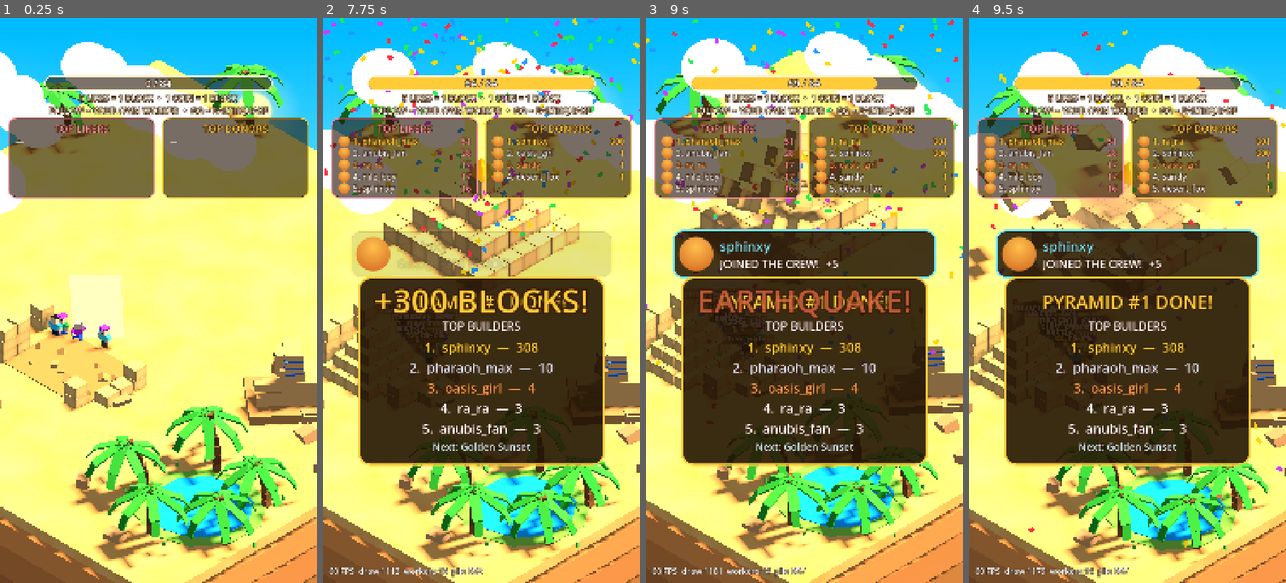
Above: before the commit, frames 1-4 (left to right).
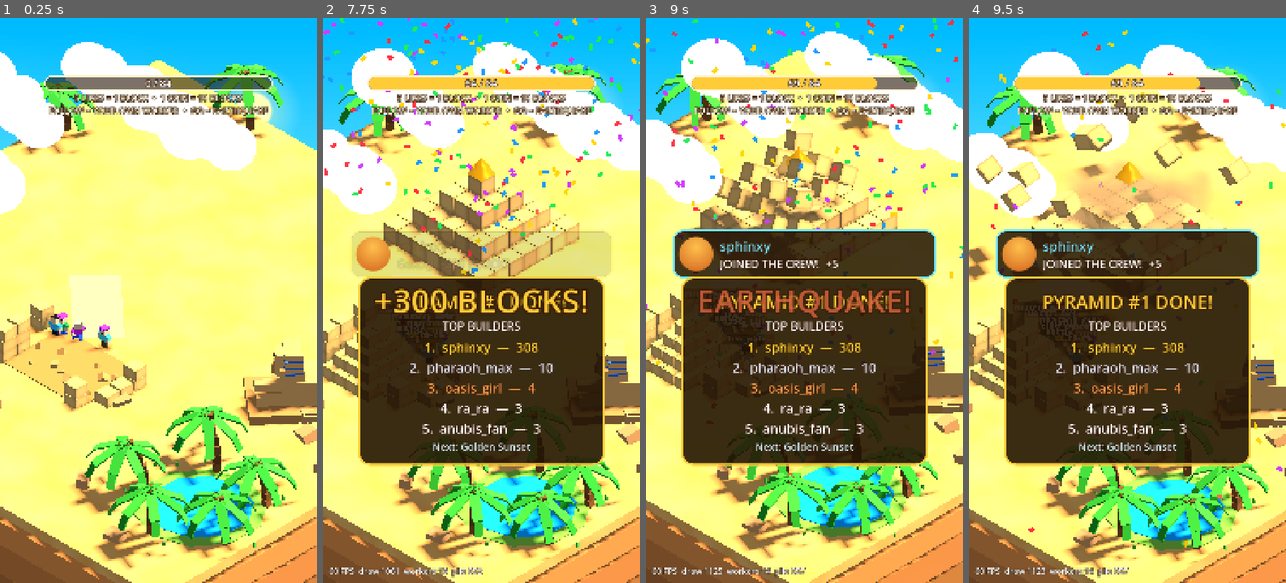
Above: after the commit, the same moments.

Repository: landsbetween/tiktok-pyramid-live
Game: Godot game, scene res://main.tscn
Two runs of this game, one before a commit and one after it. Both use one fixed random seed, a clock stepped at 60 frames per second and the inputs below. Sound files missing from this copy of the repository are replaced by a short silence.
Inputs:
- Up to frame 1 (0.25 s): no input
- Up to frame 2 (7.75 s): tap Enter at 0.5 s; hold D 0.53-1.28 s; tap L at 0.6, 5.85 s; tap G at 1.35, 6.6 s; hold D 2.03-3.53 s; tap H at 2.1, 7.35 s; tap F at 2.85 s; tap B at 3.6 s; tap K at 4.35 s; tap E at 5.1 s; hold D from 5.78 s (still down)
- Up to frame 3 (9 s): release D at 8.03 s; tap F at 8.1 s; tap B at 8.85 s
- Up to frame 4 (9.5 s): no input

The runs differ from the first frame. In frame 1, 14% of the frame differs, in the area x 2-98%, y 13-32%; in frame 2, 14%; in frame 3, 14%, in the area x 2-98%, y 13-99%; in frame 4, 14%.

Commit message:
Hide TOP boards (--tops to show); 1 coin = 10 blocks; royal skins by coins spent
Co-Authored-By: Claude Opus 5.5 <noreply@anthropic.com>

Diff:
--- a/game/scripts/main.gd
+++ b/game/scripts/main.gd
@@ -36,6 +36,7 @@
 var tops_t := 0.0
 var ttl_t := 0.0
 var likes_per_block := 5
+var blocks_per_coin := 10
 var pyramid_no := 1
 var pyr_size := FIRST_SIZE
 var theme_i := 0
@@ -116,7 +117,7 @@
 	ui = UiScript.new()
 	add_child(ui)
 	ui.setup(self)
-	ui.set_rules(likes_per_block)
+	ui.set_rules(likes_per_block, blocks_per_coin)
 	net = NetScript.new()
 	net.url = str(args.get("server", SERVER_URL))
 	add_child(net)
@@ -629,12 +630,14 @@
 			var c = d.get("config", {})
 			if c is Dictionary and c.has("likesPerBlock"):
 				likes_per_block = maxi(1, int(c.likesPerBlock))
-				ui.set_rules(likes_per_block)
+			if c is Dictionary and c.has("blocksPerDiamond"):
+				blocks_per_coin = maxi(1, int(c.blocksPerDiamond))
+			ui.set_rules(likes_per_block, blocks_per_coin)
 		"gift":
 			var n := int(d.get("blocks", 1))
 			pending += n
 			_credit(u, n)
-			_ensure_worker(u, "gift", n)
+			_ensure_worker(u, "gift", int(d.get("coins", n)))
 			var cnt := int(d.get("count", 1))
 			var gname := str(d.get("giftName", "Gift"))
 			ui.show_banner(u, "%s%s  +%d BLOCKS" % [gname, (" x%d" % cnt) if cnt > 1 else "", n])
--- a/game/scripts/ui.gd
+++ b/game/scripts/ui.gd
@@ -4,6 +4,8 @@
 
 const BROWN := Color(0.22, 0.11, 0.02)
 const GOLD := Color(1.0, 0.8, 0.22)
+## TOP LIKERS / TOP DONORS boards: hidden for now (show with the --tops launch option)
+const SHOW_TOPS := false
 
 var game
 var font: Font
@@ -112,8 +114,8 @@
 	root.add_child(rules)
 
 
-func set_rules(likes_per_block: int) -> void:
-	rules.text = "%d LIKES = 1 BLOCK  •  1 COIN = 1 BLOCK\nFOLLOW = YOUR OWN WORKER  •  GG = EARTHQUAKE" % likes_per_block
+func set_rules(likes_per_block: int, blocks_per_coin := 10) -> void:
+	rules.text = "%d LIKES = 1 BLOCK  •  1 COIN = %d BLOCKS\nFOLLOW = YOUR OWN WORKER  •  GG = EARTHQUAKE" % [likes_per_block, blocks_per_coin]
 
 
 func set_progress(no: int, done: int, total: int) -> void:
@@ -259,6 +261,7 @@
 	p.add_theme_stylebox_override("panel", _flat(Color(0.14, 0.08, 0.02, 0.62), 26, 4, color))
 	p.position = pos
 	p.custom_minimum_size = Vector2(500, 0)
+	p.visible = SHOW_TOPS or game.args.has("tops")
 	root.add_child(p)
 	var m := MarginContainer.new()
 	for side in ["left", "right"]:
Not shown, changed: README.md
Not shown, changed: server/server.js
